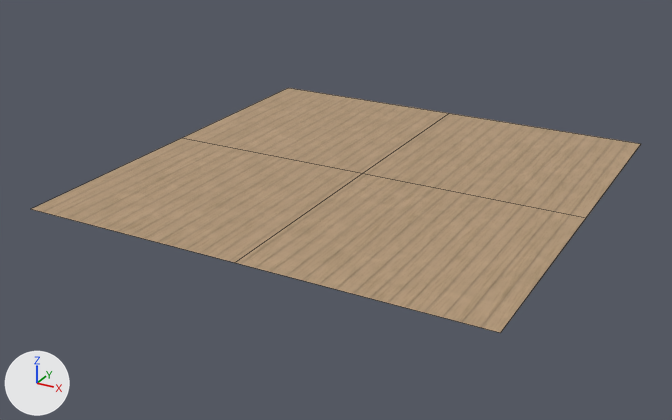
One commit to the Blender file _ART/Blender/Materials/T_WoodFloor.blend: the scene before it, then after it.
Camera for both pictures: a 50 mm lens placed at (7.55, -9.83, 5.06), pointed at (1.43, 1.29, -0.5). Arrows for +X, +Y and +Z are at lower left; the lights stay in place. Mesh edges are drawn as thin lines.

Before the edit, the objects in view are built like this:
```python
ob_plane = bpy.data.objects.new('Plane', me_plane)
ob_plane.location = (0.0, 0.0, 0.0)
ob_plane.scale = (1.67, 1.67, 1.67)
```
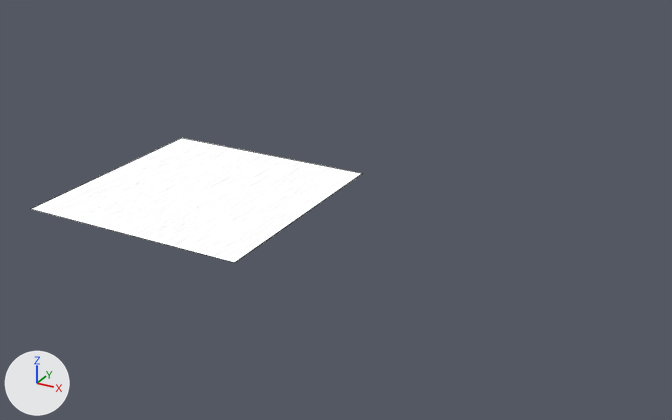
Diff of the bpy script that builds the scene:
```diff
--- a/_ART/Blender/Materials/T_WoodFloor.blend.py
+++ b/_ART/Blender/Materials/T_WoodFloor.blend.py
@@ mat_material @@
 mat_material = bpy.data.materials.new('Material')
-# nodes: BsdfPrincipled, Bump, Displacement, Group, OutputMaterial
+# nodes: Displacement, Emission, Group, OutputMaterial
 # colours: beige #cbac8a, brown #59533b, dark yellow #4e4e35
@@ ob_plane @@
 ob_plane.scale = (1.67, 1.67, 1.67)
-_m = ob_plane.modifiers.new('Array', 'ARRAY')
-_m = ob_plane.modifiers.new('Array.001', 'ARRAY')
-_m.relative_offset_displace = (0.0, 1.0, 0.0)
```

Pixel boxes [x1, y1, x2, y2] of what changed, in the pictures (672 x 420 px):
'Plane', recoloured, modifiers changed (beige to white, 46% narrower, 49% shorter): before [32, 88, 641, 333]; after [32, 138, 362, 263]
